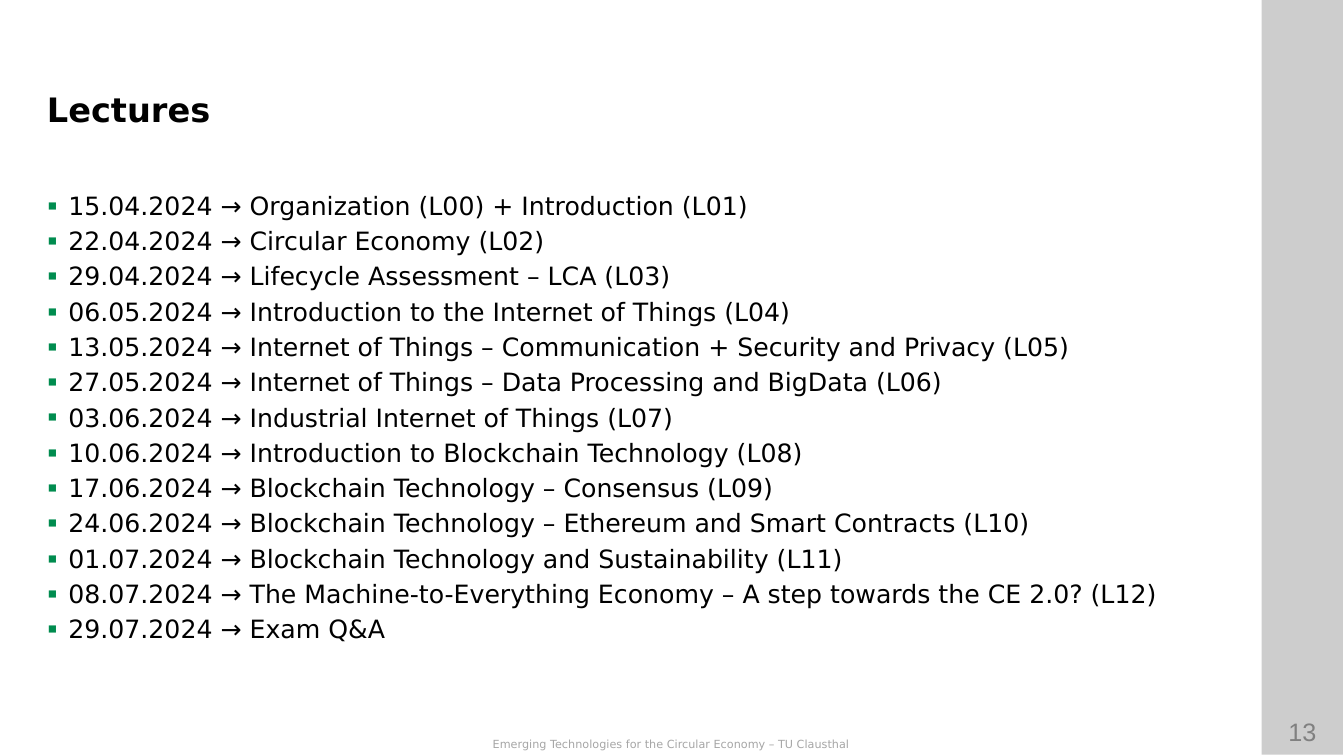
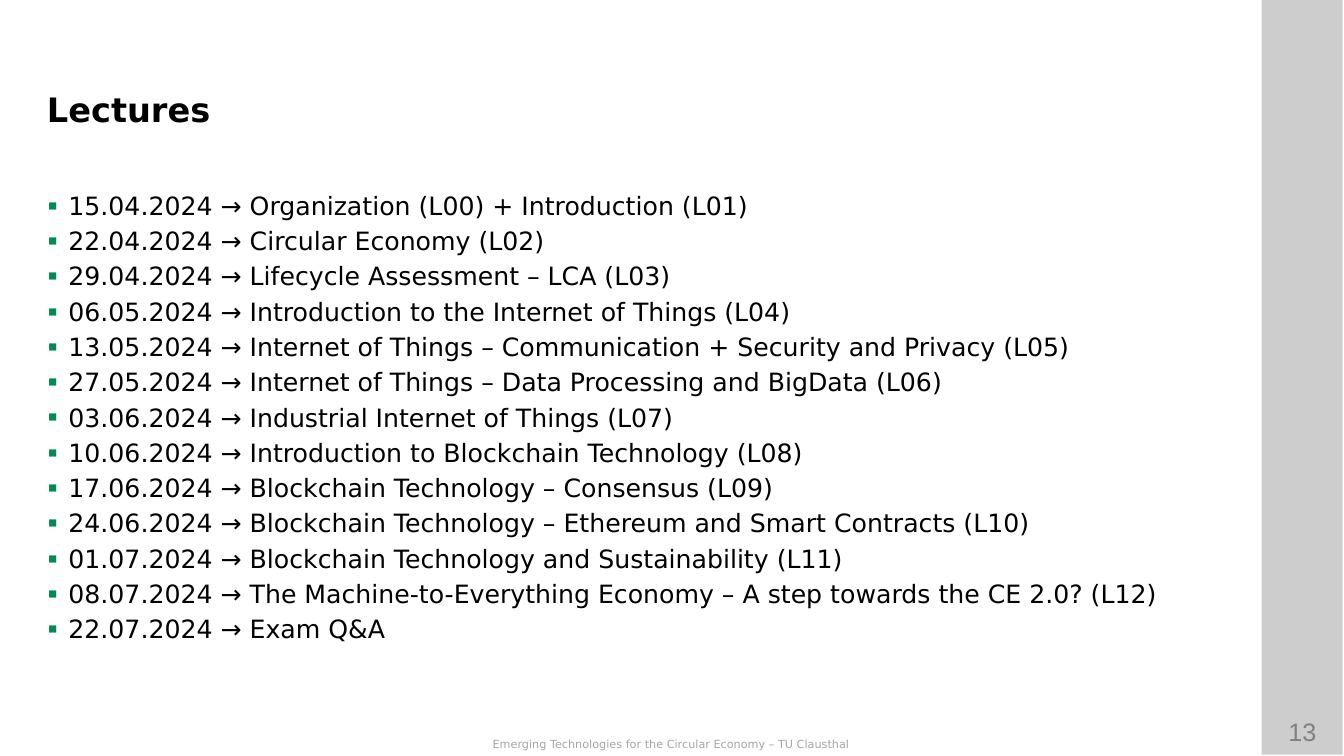
Before and after one commit to ETCE-LAB/teaching-material, a slide deck: slide 13 of Emerging-Technologies-for-the-Circular-Economy/ETCE-L00-Organization.pptx. Drawn at 1344x756 pixels with LibreOffice and Linux fonts; fonts in the diff are those of the drawing; background and template pictures are left out. Boxes give left, top, right and bottom in pixels: in the first picture for what was removed or moved away, otherwise in the second. Text is boxed around its words. In the diff, an @@ line names an element or a change of style, - is before the commit and + after.

```diff
--- a/Emerging-Technologies-for-the-Circular-Economy/ETCE-L00-Organization.pptx
+++ b/Emerging-Technologies-for-the-Circular-Economy/ETCE-L00-Organization.pptx
@@ text at (x1=68, y1=619, x2=385, y2=642): text changed @@
-▪ 29.07.2024 → Exam Q&A
+▪ 22.07.2024 → Exam Q&A
```
Also in this commit, not shown: 1 other slide changed, 4 other files.
